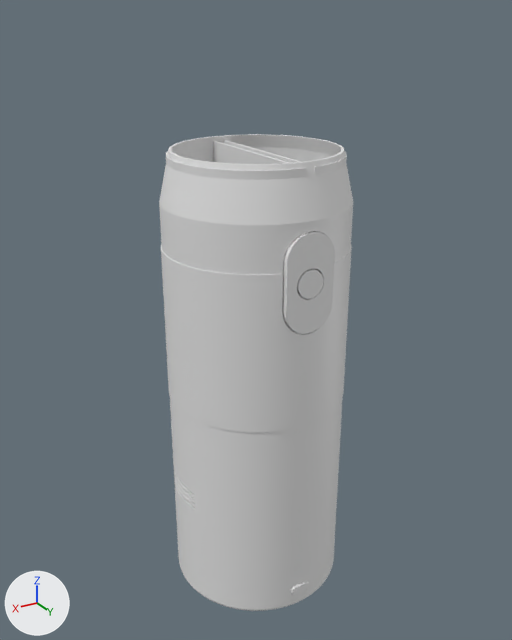
The glTF model static/models/dualtemp_bottle.glb, before and after one commit.
Rendered twice from a 50 mm lens placed at (0.1574, 0.2621, 0.2697), pointed at (-0.001, -0.0019, 0.1377). Every picture has the same lights, and +X, +Y and +Z are marked at lower left. The first picture is the older version. Where no turn or scale is listed for an object, it has been applied to the vertices.

The scene before the commit, as lines of its bpy script (objects in view):
```python
me_hot_chamber_liner = bpy.data.meshes.new('hot_chamber_liner')
me_hot_chamber_liner.from_pydata(...)  # 238 vertices, 472 faces; spans x -0.0382..-0.0038, y -0.038..0.038, z 0.084..0.216
me_outer_body_shell = bpy.data.meshes.new('outer_body_shell')
me_outer_body_shell.from_pydata(...)  # 2046 vertices, 4096 faces; spans x -0.042..0.042, y -0.042..0.042, z 0.068..0.218
me_silicone_grip = bpy.data.meshes.new('silicone_grip')
me_silicone_grip.from_pydata(...)  # 635 vertices, 1270 faces; spans x -0.0424..0.0424, y -0.0423..0.0423, z 0.104..0.176
ob_hot_chamber_liner = bpy.data.objects.new('hot_chamber_liner', me_hot_chamber_liner)
ob_hot_chamber_liner.location = (0.0, 0.0, 0.0)
ob_outer_body_shell = bpy.data.objects.new('outer_body_shell', me_outer_body_shell)
ob_outer_body_shell.location = (0.0, 0.0, 0.0)
ob_silicone_grip = bpy.data.objects.new('silicone_grip', me_silicone_grip)
ob_silicone_grip.location = (0.0, 0.0, 0.0)
# also in view: 'cold_chamber_liner' at (0.0192, 0.0, 0.15); 'base_housing' at (0.0, 0.0, 0.034); 'power_button_bezel' at (0.0, 0.0414, 0.17)
```
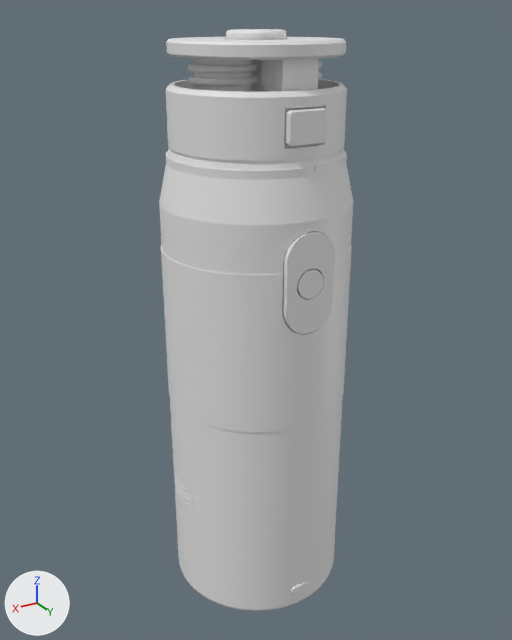
The change, as a list of edits to the scene's bpy script:
```text
Add me_sap_safety_lock_button:
    me_sap_safety_lock_button.from_pydata(...)  # 4284 vertices, 8564 faces; spans x -0.012..0.012, y -0.012..0.012, z 0.2572..0.2644
Add me_sap_top_cap:
    me_sap_top_cap.from_pydata(...)  # 756 vertices, 1508 faces; spans x -0.0358..0.0358, y -0.0358..0.0358, z 0.255..0.261
Add me_cold_zip_spout:
    me_cold_zip_spout.from_pydata(...)  # 17640 vertices, 35280 faces; spans x 0.0019..0.0291, y -0.0136..0.0136, z 0.242..0.2555
Add me_hot_zip_spout:
    me_hot_zip_spout.from_pydata(...)  # 17640 vertices, 35280 faces; spans x -0.0299..-0.0051, y -0.0124..0.0124, z 0.242..0.2555
Add me_individual_spout_locks:
    me_individual_spout_locks.from_pydata(...)  # 604 vertices, 1196 faces; spans x -0.0103..0.0086, y 0.017..0.038, z 0.2244..0.2497
Add me_lid_collar_base:
    me_lid_collar_base.from_pydata(...)  # 934 vertices, 1864 faces; spans x -0.037..0.037, y -0.037..0.037, z 0.218..0.256
Add me_flow_separators:
    me_flow_separators.from_pydata(...)  # 2284 vertices, 4564 faces; spans x -0.0334..0.0334, y -0.0334..0.0334, z 0.2165..0.244
Add ob_sap_safety_lock_button:
    ob_sap_safety_lock_button = bpy.data.objects.new('sap_safety_lock_button', me_sap_safety_lock_button)
    ob_sap_safety_lock_button.location = (0.0, 0.0, 0.0)
Add ob_sap_top_cap:
    ob_sap_top_cap = bpy.data.objects.new('sap_top_cap', me_sap_top_cap)
    ob_sap_top_cap.location = (0.0, 0.0, 0.0)
Add ob_cold_zip_spout:
    ob_cold_zip_spout = bpy.data.objects.new('cold_zip_spout', me_cold_zip_spout)
    ob_cold_zip_spout.location = (0.0, 0.0, 0.0)
Add ob_hot_zip_spout:
    ob_hot_zip_spout = bpy.data.objects.new('hot_zip_spout', me_hot_zip_spout)
    ob_hot_zip_spout.location = (0.0, 0.0, 0.0)
Add ob_individual_spout_locks:
    ob_individual_spout_locks = bpy.data.objects.new('individual_spout_locks', me_individual_spout_locks)
    ob_individual_spout_locks.location = (0.0, 0.0, 0.0)
Add ob_lid_collar_base:
    ob_lid_collar_base = bpy.data.objects.new('lid_collar_base', me_lid_collar_base)
    ob_lid_collar_base.location = (0.0, 0.0, 0.0)
Add ob_flow_separators:
    ob_flow_separators = bpy.data.objects.new('flow_separators', me_flow_separators)
    ob_flow_separators.location = (0.0, 0.0, 0.0)
```

Changed parts and their boxes (x1, y1, x2, y2) in the pictures (512 x 640 px):
'lid_collar_base', added
    after: (166, 58, 347, 165)
'sap_top_cap', added
    after: (166, 37, 346, 60)
'cold_zip_spout', added
    after: (188, 58, 257, 92)
'individual_spout_locks', added
    after: (261, 72, 327, 147)
'sap_safety_lock_button', added
    after: (226, 29, 286, 40)
'flow_separators', added (mostly hidden)
    after: (250, 86, 268, 92)
'hot_zip_spout', added (mostly hidden)
    after: (318, 61, 322, 80)
